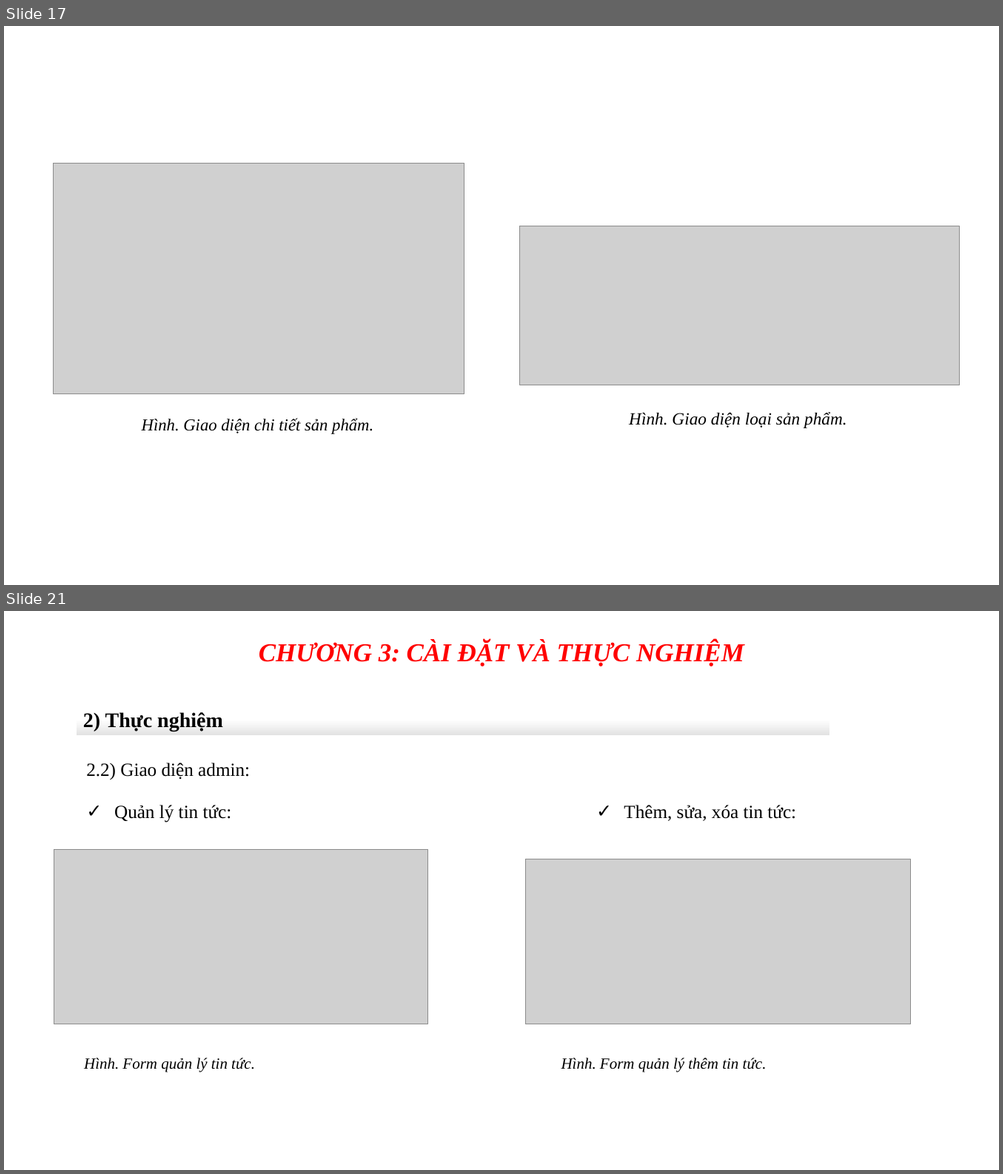
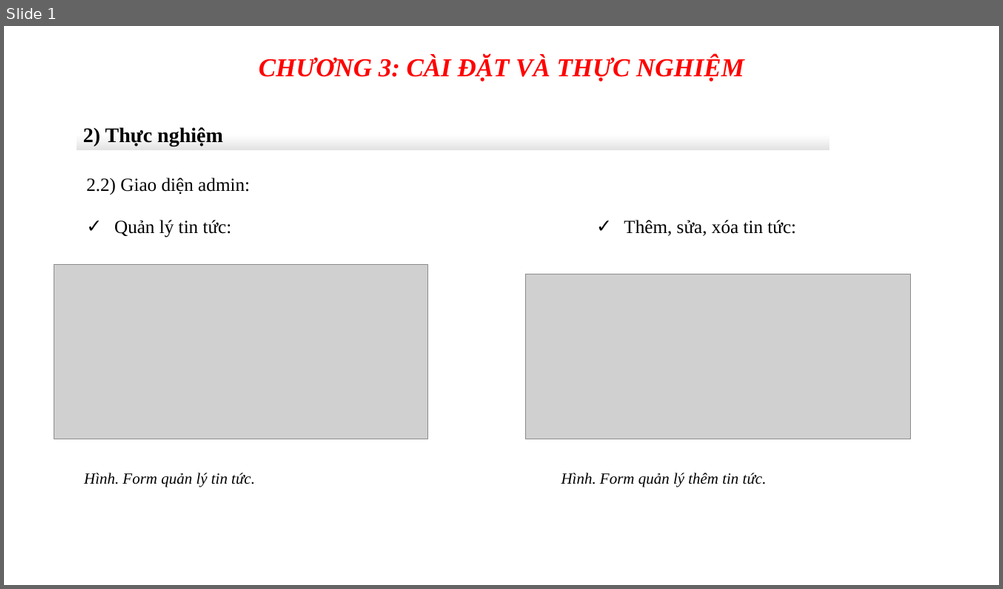
Before and after one commit to vothihoangyen/demo8-6, a slide deck: BỘ-TÀI-NGUYÊN-MÔI-TRƯỜNG-1.pptx. Shown one above the other, each under a label of ours: slides 17 and 21 before the commit, slide 1 after it; the slides between them are not shown. The pictures are 1003x1174 and 1003x589 pixels, drawn with LibreOffice and Linux fonts; fonts in the diff are those of the drawing; grey boxes stand for pictures; background and template pictures are left out. Boxes give left, top, right and bottom in pixels: in the first picture for what was removed or moved away, otherwise in the second. Text is boxed around its words. In the diff, an @@ line names an element or a change of style, - is before the commit and + after.

```diff
--- a/BỘ-TÀI-NGUYÊN-MÔI-TRƯỜNG-1.pptx
+++ b/BỘ-TÀI-NGUYÊN-MÔI-TRƯỜNG-1.pptx
@@ slide 17 removed at [4, 26, 999, 585], background picture (left out) @@
@@ picture removed at [54, 164, 464, 395] @@
@@ picture removed at [520, 227, 959, 386] @@
@@ text removed at [142, 418, 373, 434] @@
-Hình. Giao diện chi tiết sản phẩm.
@@ text removed at [629, 412, 847, 429] @@
-Hình. Giao diện loại sản phẩm.
@@ what was slide 21 is now slide 1 @@
```
Also in this commit, not shown: 19 other slides removed.
